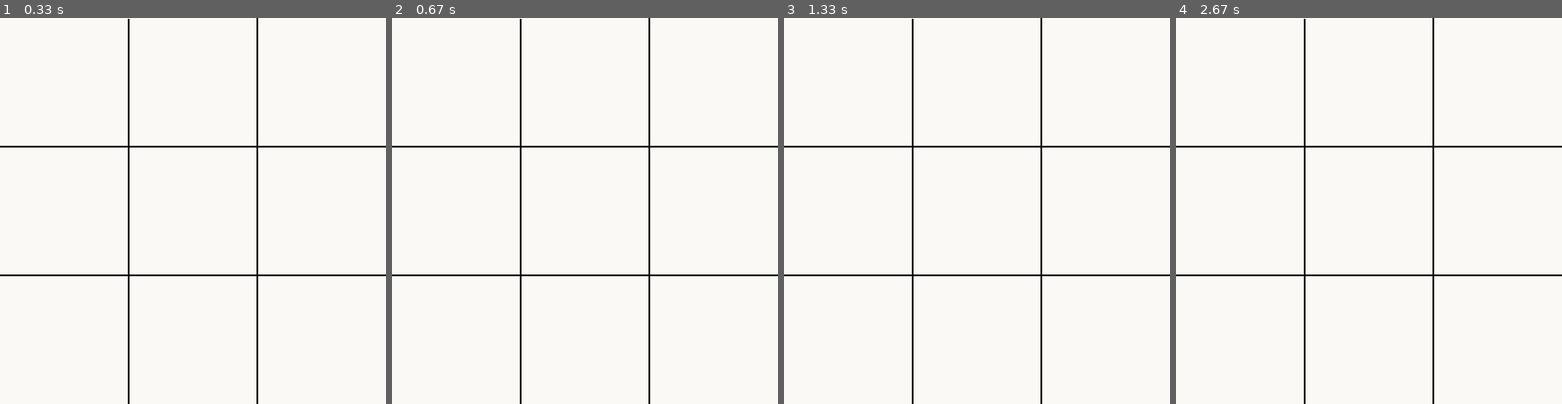
Above: before the commit, frames 1-4 (left to right).
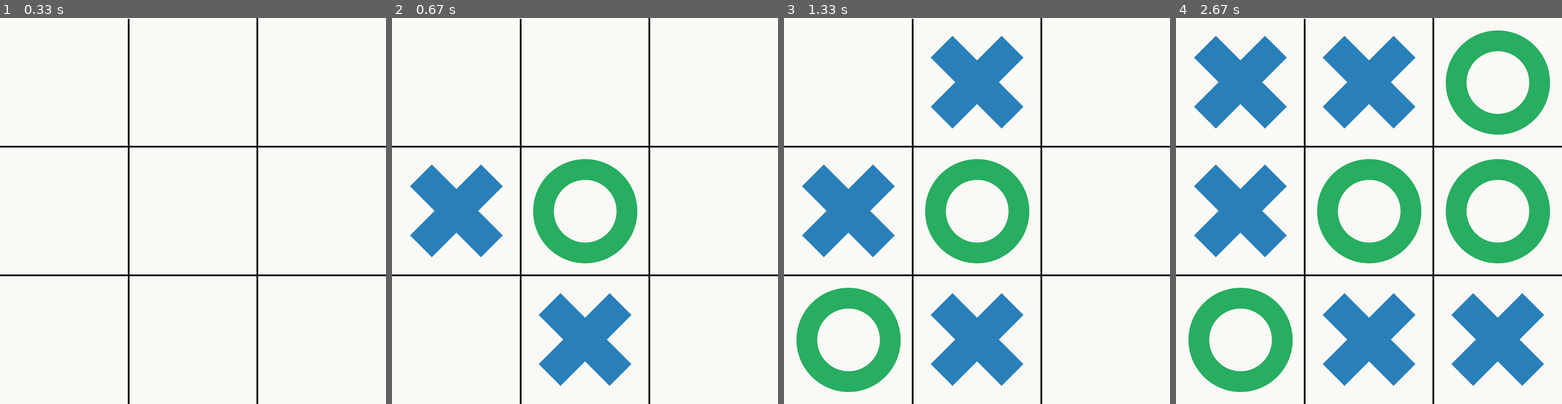
Above: after the commit, the same moments.

Repository: Kevin-Espinoza/481-pygame-tic-tac-toe
Game: pygame game, started from main.py
The game is run twice, just before and just after one commit, with the same random seed, the same clock (stepped at 60 frames per second) and the same inputs.
Inputs (mouse positions are in pixels of both pictures, inside the frame that each line leads up to):
- Up to frame 1 (0.33 s): no input
- Up to frame 2 (0.67 s): press the mouse at (492, 214) at 0.37 s; move the mouse to (557, 257) at 0.47 s; release the mouse at (623, 295) at 0.6 s
- Up to frame 3 (1.33 s): click (857, 299) at 0.72 s; click (984, 79) at 1.05 s
- Up to frame 4 (2.67 s): press the mouse at (1376, 79) at 1.37 s; move the mouse to (1423, 176) at 1.47 s; release the mouse at (1469, 272) at 1.6 s; press the mouse at (1376, 79) at 1.7 s; move the mouse to (1438, 195) at 1.8 s; release the mouse at (1504, 311) at 1.93 s; press the mouse at (1376, 79) at 2.03 s; move the mouse to (1415, 110) at 2.13 s; release the mouse at (1450, 141) at 2.27 s; click (1257, 137) at 2.38 s

Frame 1 is identical in both runs. In frame 2, 11% of the frame differs, in the area x 4-64%, y 36-96%; in frame 3, 18%; in frame 4, 33%, in the area x 3-97%, y 3-97%.

Commit message:
implemented 2d array and click to place marker

Diff:
--- a/main.py
+++ b/main.py
@@ -10,6 +10,8 @@
 
 window_size = 900 # size of game window (900px)
 cell_size = window_size // 3 # size of individual cell (300px)
+INF = float('inf') # variable to hold infinity
+vec2 = pg.math.Vector2
 
 # TicTacToe class
 class TicTacToe:
@@ -18,21 +20,51 @@
         self.img_grid = self.get_scaled_image(path='assets/grid.png', res=[window_size] * 2)
         self.img_o = self.get_scaled_image(path='assets/o.png', res=[cell_size] * 2)
         self.img_x = self.get_scaled_image(path='assets/x.png', res=[cell_size] * 2)
-        pass
+
+        self.game_array = [[INF, INF, INF],
+                           [INF, INF, INF],
+                           [INF, INF, INF]]
+
+        self.player = randint(0, 1) # randomly determines whether player is X or O
+
+    # main game functionality
+    def run_game_process(self):
+        current_cell = vec2(pg.mouse.get_pos()) // cell_size
+        col, row = map(int, current_cell)
+        left_click = pg.mouse.get_pressed()[0]
+
+        if left_click and self.game_array[row][col] == INF:
+            self.game_array[row][col] = self.player
+            self.player = not self.player
+
+    # displays game array
+    def draw_objects(self):
+        for y, row in enumerate(self.game_array):
+            for x, obj in enumerate(row):
+                # if cell is INF then it is blank
+                if obj != INF:
+                    self.game.screen.blit(self.img_x if obj else self.img_o, vec2(x, y) * cell_size)
+
     # draw assets at given location (origin point (0,0))
     def draw(self):
         self.game.screen.blit(self.img_grid, (0,0))
-        #self.game.screen.blit(self.img_o, (0,0))
-        #self.game.screen.blit(self.img_x, (300,300))
+        # self.game.screen.blit(self.img_o, (0,0))
+        # self.game.screen.blit(self.img_x, (300,300))
+        self.draw_objects()
 
     # load and scale images
     @staticmethod
     def get_scaled_image(path,res):
         img = pg.image.load(path)
         return pg.transform.smoothscale(img,res)
+
+    def print_caption(self):
+        pg.display.set_caption(f'Player "{"OX"[self.player]}" turn!')
+
     def run(self):
+        self.print_caption()
         self.draw()
-        pass
+        self.run_game_process()
 
 # game class
 class Game:
@@ -41,12 +73,14 @@
         self.screen = pg.display.set_mode([window_size] * 2)
         self.clock = pg.time.Clock()
         self.tic_tac_toe = TicTacToe(self)
+
     def check_events(self):
         # exit window event
         for event in pg.event.get():
             if event.type == pg.QUIT:
-                pg.quite()
+                pg.quit()
                 sys.exit()
+
     # game loop
     def run(self):
         while True:
